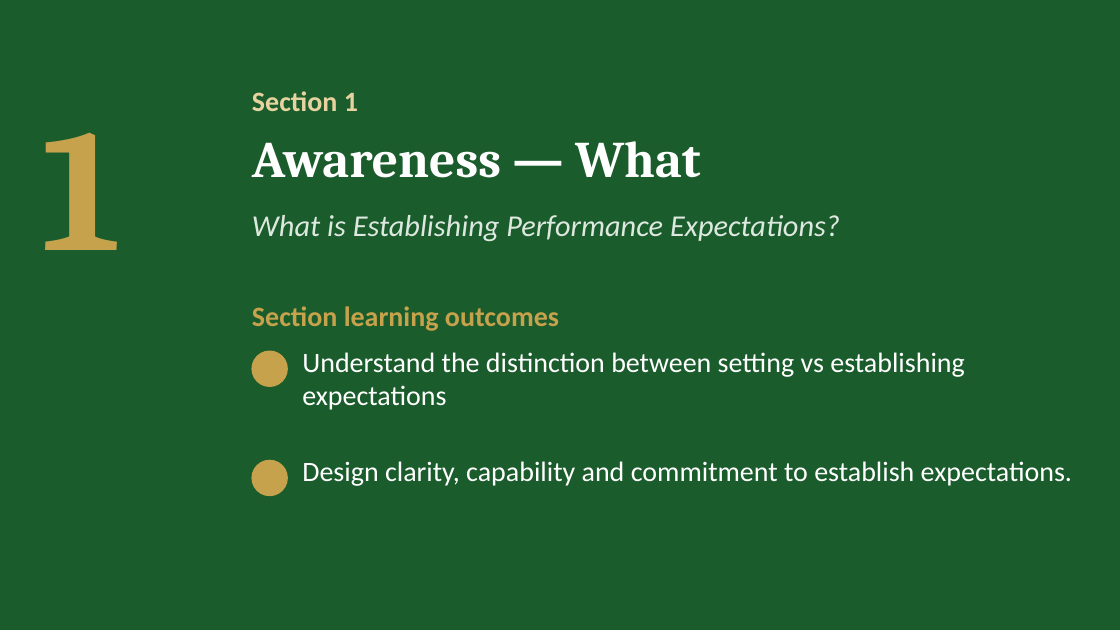
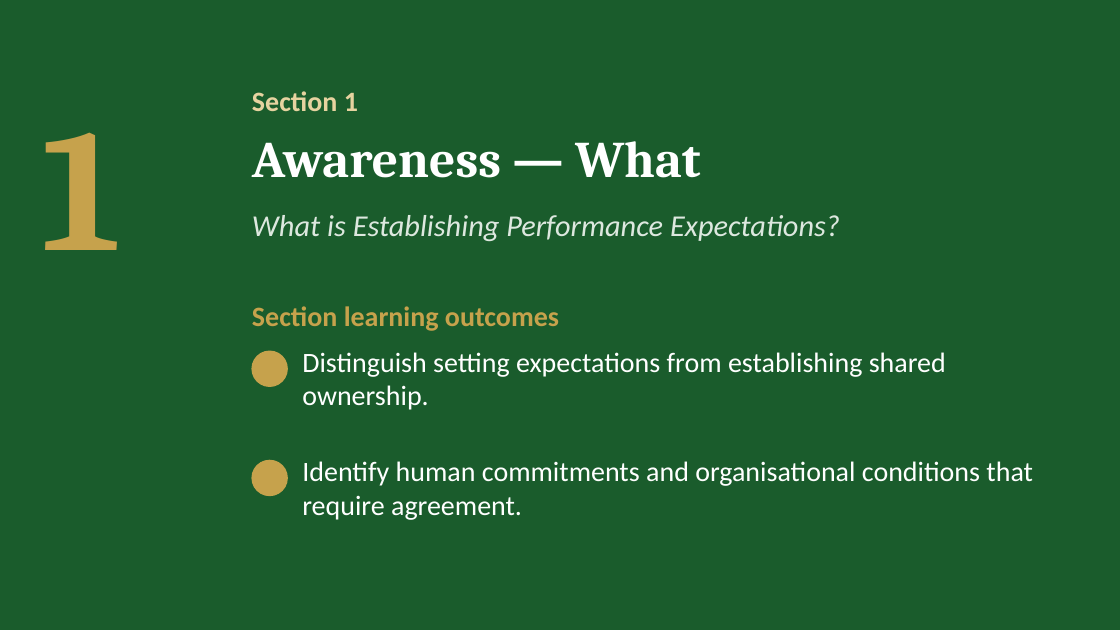
Before and after one commit to IBSL26/ibsl-platform, a slide deck: slide 4 of Unit decks/Unit 07 - Establishing Performance Expectations.pptx. Drawn at 1120x630 pixels with LibreOffice and Linux fonts; fonts in the diff are those of the drawing; background and template pictures are left out. Boxes give left, top, right and bottom in pixels: in the first picture for what was removed or moved away, otherwise in the second. Text is boxed around its words. In the diff, an @@ line names an element or a change of style, - is before the commit and + after.

Commit message:
Unit 7: the two performance views (human and organisational)

```diff
--- a/Unit decks/Unit 07 - Establishing Performance Expectations.pptx
+++ b/Unit decks/Unit 07 - Establishing Performance Expectations.pptx
@@ text at (302,352,946,410): text changed @@
-Understand the distinction between setting vs establishing expectations
+Distinguish setting expectations from establishing shared ownership.
@@ text at (302,461,1033,520): text changed @@
-Design clarity, capability and commitment to establish expectations.
+Identify human commitments and organisational conditions that require agreement.
```
Also in this commit, not shown: 11 other slides changed, 1 slide removed, 41 other files.
